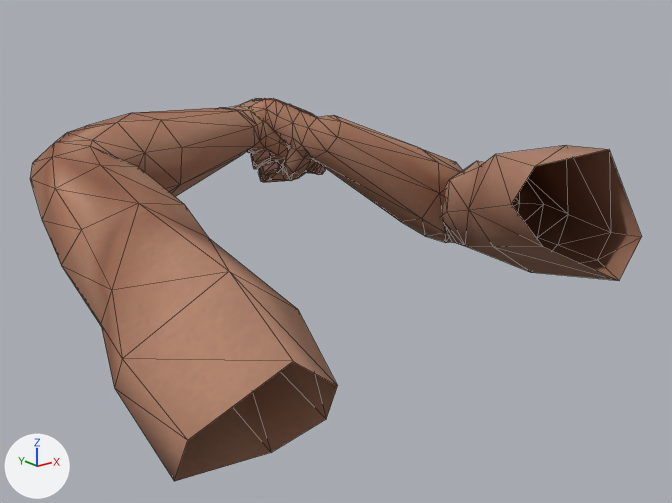
The glTF model public/models/arms.glb as it was, and as the next commit left it.
Both versions are drawn from a 50 mm camera at (-0.607, -0.907, 0.185) aimed at (-0.045, -0.204, -0.096). Arrows for +X, +Y and +Z are at lower left; the lights stay in place. The picture after the commit comes second. Mesh edges are drawn as thin lines. Vertices at exactly the same position are counted once.

Before the edit, the objects in view are built like this:
```python
me_arm_l = bpy.data.meshes.new('Arm_L')
me_arm_l.from_pydata(...)  # 298 vertices, 588 faces; spans x -0.344..0.132, y -0.433..0.086, z -0.169..0.039
me_arm_l.materials.append(mat_arms)  # picture img_arms_01
me_arm_r = bpy.data.meshes.new('Arm_R')
me_arm_r.from_pydata(...)  # 298 vertices, 588 faces; spans x -0.032..0.261, y -0.439..0.034, z -0.154..0.034
me_arm_r.materials.append(mat_arms)  # picture img_arms_01
ob_arm_l = bpy.data.objects.new('Arm_L', me_arm_l)
ob_arm_l.location = (0.0, 0.0, 0.0)
ob_arm_r = bpy.data.objects.new('Arm_R', me_arm_r)
ob_arm_r.location = (0.0, 0.0, 0.0)
```
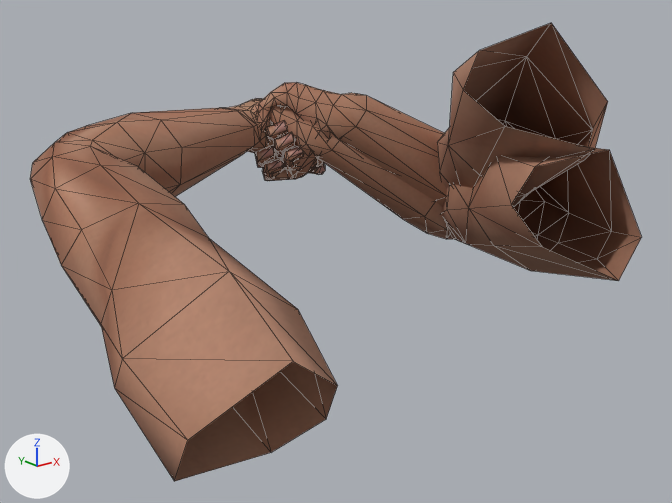
Boxes [x1, y1, x2, y2] around the edits, measured in the pictures (672 x 503 px):
'Arm_R', reshaped
    before: [248, 98, 642, 281]
    after: [249, 100, 641, 281]
'Arm_R_Shotgun', added (brown)
    after: [257, 23, 608, 207]

What the commit changed:
me_arm_r is used by ob_arm_r; location (0.0, 0.0, 0.0).
me_arm_r had 298 vertices, 588 faces and spanned x -0.032..0.261, y -0.439..0.034, z -0.154..0.034.
me_arm_r now has 298 vertices, 588 faces and spans x -0.032..0.262, y -0.439..0.026, z -0.15..0.037.
me_arm_r part 1: 294 of 298 vertices moved; they spanned x -0.032..0.261, y -0.434..0.034, z -0.154..0.034 and now span x -0.032..0.262, y -0.434..0.026, z -0.15..0.037; mean shift (0.0, -0.007, 0.003); largest move (0.039, -0.079, -0.005) -> (0.039, -0.087, -0.002).
Mesh me_arm_r_shotgun is new.
It has 298 vertices, 588 faces and spans x -0.025..0.262, y -0.411..-0.001, z -0.131..0.131.
It uses material mat_arms (picture img_arms_01).
Object 'Arm_R_Shotgun' (ob_arm_r_shotgun) is new; it shows me_arm_r_shotgun.
Its location is (0.0, 0.0, 0.0).
